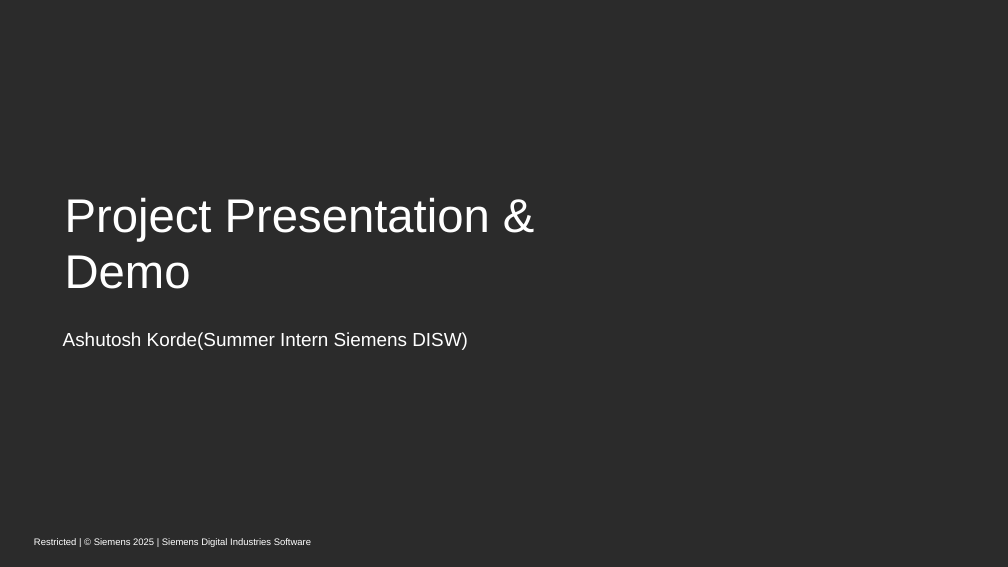
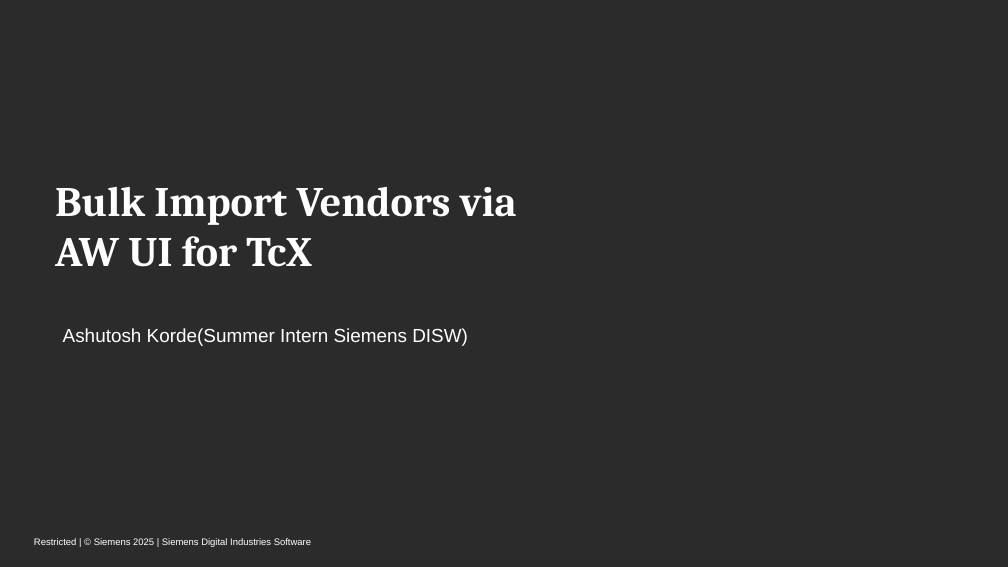
Before and after one commit to ashutoshkorde4/presentation, a slide deck: slide 1 of LCS_FY25 Internship Demo.pptx. Drawn at 1008x567 pixels with LibreOffice and Linux fonts; fonts in the diff are those of the drawing; background and template pictures are left out; a plain dark background stands for a picture behind light text. Boxes give left, top, right and bottom in pixels: in the first picture for what was removed or moved away, otherwise in the second. Text is boxed around its words. In the diff, an @@ line names an element or a change of style, - is before the commit and + after.

```diff
--- a/LCS_FY25 Internship Demo.pptx
+++ b/LCS_FY25 Internship Demo.pptx
@@ title at <box>55,187,517,267</box>: text changed; size 45 to 40 pt; font Arial to Cambria; bold on @@
-Project Presentation & Demo
+Bulk Import Vendors via AW UI for TcX
@@ text "Ashutosh Korde(Summer Intern Siemens DISW)": place and size @@
-text "Ashutosh Korde(Summer Intern Siemens DISW)" at <box>63,332,468,350</box>
+text "Ashutosh Korde(Summer Intern Siemens DISW)" at <box>63,328,468,346</box>
```
Also in this commit, not shown: 7 other slides changed.
